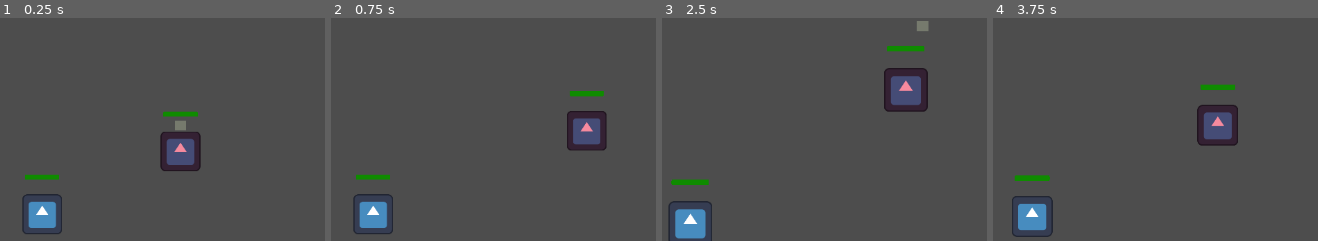
Above: before the commit, frames 1-4 (left to right).
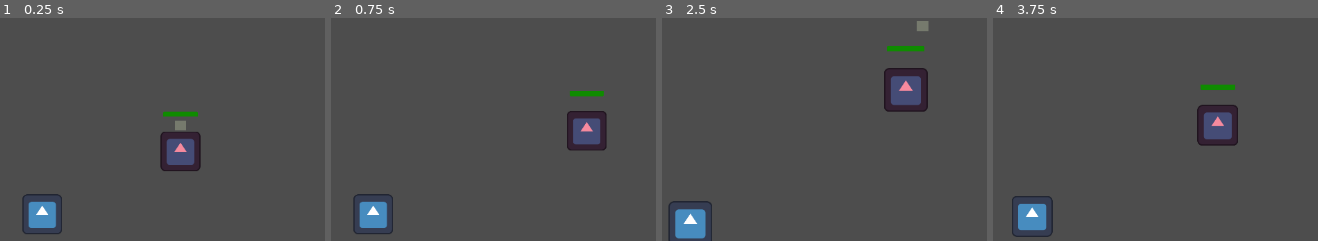
Above: after the commit, the same moments.

Repository: pradoh97/horde
Game: Godot game, scene res://level.tscn
The game is run twice, just before and just after one commit, with the same random seed, the same clock (stepped at 60 frames per second) and the same inputs. The engine's default icon, where the game draws it, is replaced by a stand-in: a white triangle on a blue panel in a dark square.
Inputs (mouse positions are % of the whole screen's width and height, from its top left):
- Up to frame 1 (0.25 s): no input
- Up to frame 2 (0.75 s): tap Enter at 0.5 s; move the mouse to (88, 45) at 0.52 s; press the mouse at (88, 45) at 0.53 s
- Up to frame 3 (2.5 s): release the mouse at (88, 45) at 1.25 s; tap Space at 1.25 s; drag from (37, 55) to (88, 45) at 1.27 s; move the mouse to (74, 28) at 2.02 s; hold Mouse wheel up (mouse_scroll_up) from 2.03 s (still down); click (74, 28) at 2.17 s
- Up to frame 4 (3.75 s): release Mouse wheel up (mouse_scroll_up) at 2.75 s; drag from (55, 70) to (71, 42) at 2.77 s; move the mouse to (98, 65) at 3.52 s; hold Mouse wheel down (mouse_scroll_down) from 3.53 s (still down); click (98, 65) at 3.67 s
The pictures show only the part of the screen within x 34-84%, y 26-76%; the shares and areas given below are measured in that part.

The runs differ from the first frame. In frame 1, 0.2% of the frame differs, in the area x 7-19%, y 70-73%; in frame 2, 0.2%; in frame 3, 0.3%, in the area x 2-15%, y 72-75%; in frame 4, 0.3%.

Commit message:
Hide healthbar on unrecruited minions

Diff:
--- a/army/army.gd
+++ b/army/army.gd
@@ -64,6 +64,7 @@
 
 func recruit_minion(minion: Minion):
 	minion.set_physics_process(true)
+	minion.show_health_bar()
 	minions.append(minion)
 	minion.army = self
 	if override_minions_properties:
--- a/minion/minion.gd
+++ b/minion/minion.gd
@@ -38,6 +38,8 @@
 
 func _ready():
 	set_physics_process(false)
+	if not army:
+		%Health.modulate = Color.TRANSPARENT
 	%Health.value = health
 	%Health.max_value = health
 
@@ -105,8 +107,12 @@
 	reached_destination = false
 
 func become_leader():
+	show_health_bar()
 	$Sprite2D.self_modulate = Color("#f68a9e")
 	is_leading = true
+
+func show_health_bar():
+	%Health.modulate = Color.WHITE
 
 func work():
 	working = true
--- a/minion/minion.tscn
+++ b/minion/minion.tscn
@@ -155,6 +155,33 @@
 &"working": SubResource("Animation_kq32j")
 }
 
+[sub_resource type="Animation" id="Animation_y477t"]
+length = 0.001
+tracks/0/type = "value"
+tracks/0/imported = false
+tracks/0/enabled = true
+tracks/0/path = NodePath("Health:theme_override_styles/fill:bg_color")
+tracks/0/interp = 1
+tracks/0/loop_wrap = true
+tracks/0/keys = {
+"times": PackedFloat32Array(0),
+"transitions": PackedFloat32Array(1),
+"update": 0,
+"values": [Color(0.060014643, 0.54671335, 0, 1)]
+}
+tracks/1/type = "value"
+tracks/1/imported = false
+tracks/1/enabled = true
+tracks/1/path = NodePath("Health:position")
+tracks/1/interp = 1
+tracks/1/loop_wrap = true
+tracks/1/keys = {
+"times": PackedFloat32Array(0),
+"transitions": PackedFloat32Array(1),
+"update": 0,
+"values": [Vector2(-55, -128)]
+}
+
 [sub_resource type="Animation" id="Animation_q51ak"]
 resource_name = "hurt"
 length = 0.5
@@ -182,33 +209,6 @@
 "transitions": PackedFloat32Array(1, 1, 1, 1, 1, 1, 1, 1, 1, 1, 1),
 "update": 0,
 "values": [Vector2(-55, -128), Vector2(-54, -125.63), Vector2(-46.74, -130.225), Vector2(-56, -127), Vector2(-55, -128), Vector2(-54, -125), Vector2(-39.94, -130.225), Vector2(-56, -127), Vector2(-55, -128), Vector2(-54, -125), Vector2(-55, -128)]
-}
-
-[sub_resource type="Animation" id="Animation_y477t"]
-length = 0.001
-tracks/0/type = "value"
-tracks/0/imported = false
-tracks/0/enabled = true
-tracks/0/path = NodePath("Health:theme_override_styles/fill:bg_color")
-tracks/0/interp = 1
-tracks/0/loop_wrap = true
-tracks/0/keys = {
-"times": PackedFloat32Array(0),
-"transitions": PackedFloat32Array(1),
-"update": 0,
-"values": [Color(0.060014643, 0.54671335, 0, 1)]
-}
-tracks/1/type = "value"
-tracks/1/imported = false
-tracks/1/enabled = true
-tracks/1/path = NodePath("Health:position")
-tracks/1/interp = 1
-tracks/1/loop_wrap = true
-tracks/1/keys = {
-"times": PackedFloat32Array(0),
-"transitions": PackedFloat32Array(1),
-"update": 0,
-"values": [Vector2(-55, -128)]
 }
 
 [sub_resource type="AnimationLibrary" id="AnimationLibrary_kru6o"]
